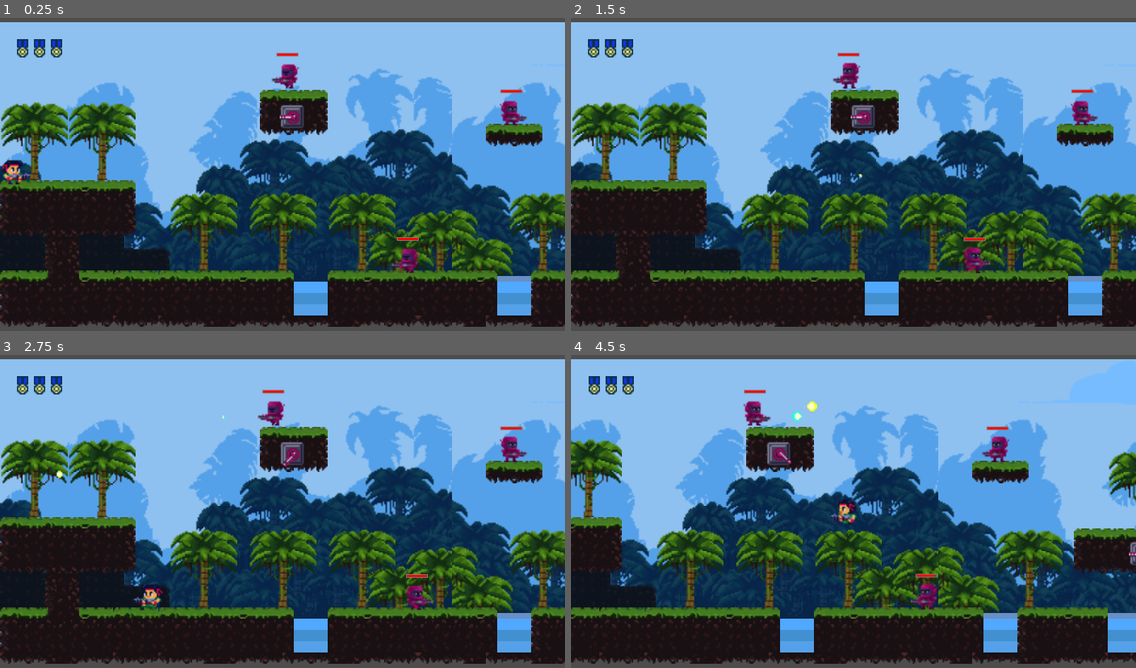
Above: before the commit, frames 1-4 (two rows, left to right).
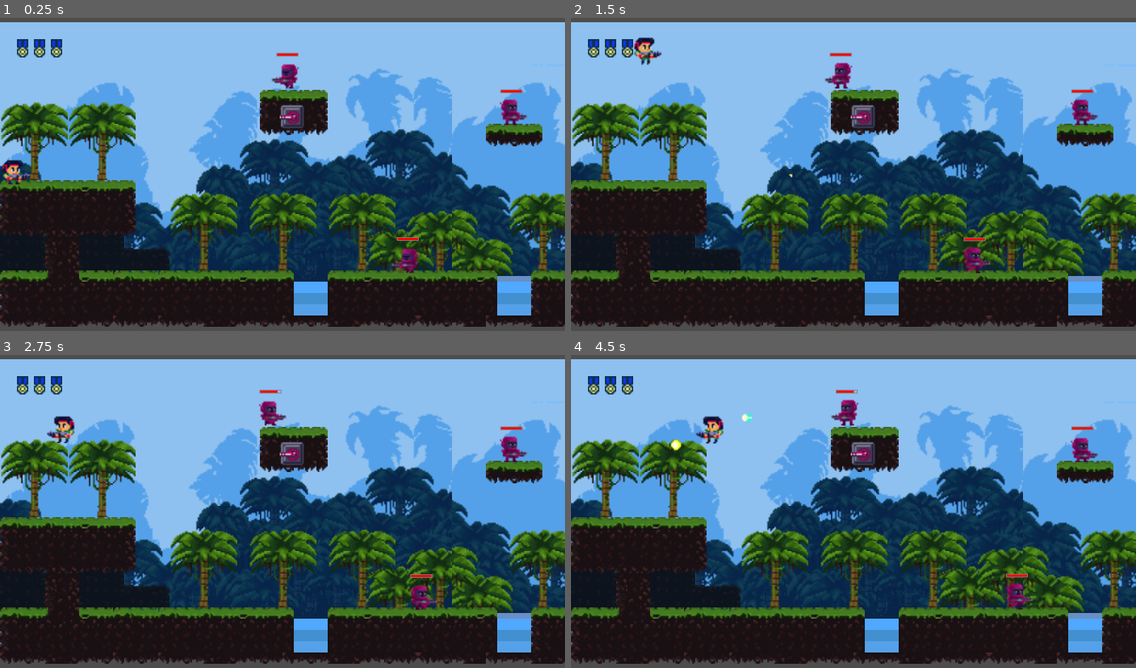
Above: after the commit, the same moments.

Repository: YugeCse/first-blood
Game: Godot game, scene res://scenes/tscns/main_scene.tscn
Two runs of this game, one before a commit and one after it. Both use one fixed random seed, a clock stepped at 60 frames per second and the inputs below.
Inputs:
- Up to frame 1 (0.25 s): no input
- Up to frame 2 (1.5 s): hold Right (ui_right) from 0.53 s (still down); tap K (ui_shoot) at 0.6 s; tap J (ui_jump) at 0.77, 0.8, 1.07, 1.35 s
- Up to frame 3 (2.75 s): tap J (ui_jump) at 1.52, 1.82, 2.3 s; tap K (ui_shoot) at 1.55, 2.1 s; release Right (ui_right) at 2.03 s; hold Left (ui_left) from 2.03 s (still down)
- Up to frame 4 (4.5 s): release Left (ui_left) at 2.78 s; hold Right (ui_right) 2.78-4.28 s; tap K (ui_shoot) at 2.85, 4.35 s; tap J (ui_jump) at 3.02, 3.32, 3.6, 3.77, 4.07 s; hold Left (ui_left) from 4.28 s (still down)

The runs differ from the first frame. In frame 1, 0.2% of the frame differs, in the area x 88-94%, y 25-34%; in frame 2, 0.8%; in frame 3, 1.1%; in frame 4, 49%, in the area x 0-100%, y 6-99%.

Commit message:
#细节优化

Diff:
--- a/sprites/scripts/enemy_bullet.gd
+++ b/sprites/scripts/enemy_bullet.gd
@@ -1,7 +1,7 @@
 class_name EnemyBullet extends CharacterBody2D
 
 @export
-var speed: float = 120.0
+var speed: float = 3.0
 
 @export
 var direction: Vector2 = Vector2.LEFT
@@ -18,9 +18,9 @@
 	sprite.animation_finished.connect(queue_free)
 
 func _physics_process(delta: float) -> void:
-	velocity = direction * speed * delta
+	velocity = direction * speed
 	var collider = move_and_collide(velocity)
-	if not collider: return #未发生碰撞
+	if not collider:
+		return #未发生碰撞
 	collision_shape.disabled = true
 	queue_free() #发生碰撞，需要删除
-	print('敌方子弹与其他发生了碰撞💥')
--- a/sprites/scripts/player.gd
+++ b/sprites/scripts/player.gd
@@ -6,8 +6,8 @@
 var action: PlayerState.Action = PlayerState.Action.idle
 
 ## 玩家移动速度
-@export
-var speed: float = 60.0
+@export_range(30, 300)
+var speed: float = 46.0
 
 ## 玩家是否在跳跃中
 var is_jumping: bool = false
@@ -17,6 +17,12 @@
 
 ## 玩家射击角度
 var shoot_degress: float = 0.0
+
+## 朝向, 1-向右；-1-向右
+var facing: int = 1
+
+## 移动方向
+var move_dir: Vector2 = Vector2.ZERO
 
 ## 玩家关联的精灵节点
 @onready
@@ -42,10 +48,10 @@
 func _handle_control_move(delta: float):
 	#region 控制重力逻辑
 	# 把 velocity 当作像素/秒来管理：水平速度不乘 delta，重力乘 delta
-	var gravity: float = 980.0
+	var gravity: float = 9.8
 	if not is_on_floor():
 		#有重力加速度
-		velocity.y += gravity * delta
+		velocity.y += gravity
 	else:
 		# 当在地面上时，把垂直速度清零，避免累积
 		velocity.y = 0.0
@@ -54,82 +60,52 @@
 	#endregion
 	#region 处理用户输入
 	var is_moving = false #是否正在移动
-	var move_dir = Vector2.ZERO #移动方向
-	var is_up_pressed = Input.is_action_pressed('ui_up')
-	var is_left_pressed = Input.is_action_pressed('ui_left')
-	var is_right_pressed = Input.is_action_pressed('ui_right')
-	var is_jump_pressed = Input.is_action_just_pressed('ui_jump')
-	var is_shoot_pressed = Input.is_action_just_pressed('ui_shoot')
-	is_moving = is_left_pressed || is_right_pressed #被按下时表示正在移动
-	if is_moving: #如果正在移动
-		if is_jump_pressed:
-			sprite.play('jump')
-		elif is_up_pressed: #按下了上
-			pass
-		elif is_shoot_pressed:
-			sprite.play('run_shoot')
-		else:
-			sprite.play('run')
-		shoot_degress = 180.0
-		if sprite: sprite.flip_h = true
-		move_dir.x = (Vector2.LEFT if is_left_pressed else Vector2.RIGHT).x
-		move_and_slide()
-	else:
-		if is_jump_pressed:
-			sprite.play('jump')
-		elif is_up_pressed:
-			pass
-		else:
-			sprite.play('idle')
-		if is_shoot_pressed:
-			sprite.play('stand_shoot')
-	if Input.is_action_pressed('ui_left'):
-		is_moving = true
-		shoot_degress = 180.0
-		move_dir.x = Vector2.LEFT.x
-		_play_sprite_run() #播放run的动画
-		if sprite: sprite.flip_h = true
-	if Input.is_action_pressed('ui_right'):
-		is_moving = true
-		shoot_degress = 0.0
-		move_dir.x = Vector2.RIGHT.x
-		_play_sprite_run() #播放run的动画
-		if sprite: sprite.flip_h = false
-	if Input.is_action_just_pressed('ui_jump'):
+	move_dir = Vector2(
+		Input.get_action_strength(&'ui_right') -\
+		Input.get_action_strength(&'ui_left'),
+		Input.get_action_strength(&'ui_down') -\
+		Input.get_action_strength(&'ui_up'))
+	if move_dir != Vector2.ZERO:
+		move_dir = move_dir.normalized()
+		if move_dir.x != 0:
+			facing = sign(move_dir.x)
+	is_moving = move_dir.x != 0 #被按下时表示正在移动
+	#处理跳跃逻辑
+	if Input.is_action_just_pressed(&'ui_jump'):
 		if is_on_floor(): #如果在地面上，可以执行跳跃
 			if jump_counter == 0:
 				jump_counter = 1 #标记已经跳过一次了
-			velocity.y = -300.0
+			velocity.y = -250.0
 			is_jumping = true #标记正在跳跃
-			sprite.play('jump') #播放跳的动画
 		else: #此时在天空中，判断是否能够二次跳跃
 			if not(jump_counter == 1 and is_jumping):
 				return #已经完成第二次跳跃，直接返回
-			velocity.y = -260.0
+			velocity.y = -200.0
 			jump_counter = -1 #标记此时不能再跳了
-	velocity.x = speed * move_dir.x
-	if is_moving: #如果正在移动
-		sprite.play('run') #播放跑的动画
-	elif is_jumping:
-		sprite.play('jump') #播放跳的动画
-	else: sprite.play('idle') #播放休闲状态
-	if move_dir.x == 0.0:
-		sprite.play('idle') #如果没有移动，则使用idle动画
-	move_and_slide() # 使用 CharacterBody2D 的无参 move_and_slide() 来处理地面接触与滑动
+	#region 处理子弹发射的相关逻辑
+	var is_shoot: bool = false
+	if Input.is_action_just_pressed(&'ui_shoot'):
+		is_shoot = true
+		shoot() #发射子弹
+	if is_jumping: #如果正在跳跃
+		sprite.play(&'jump') #播放跳的动画
+	elif not is_shoot: #如果没有射击
+		if not is_moving:
+			sprite.play(&'idle')
+		else: sprite.play(&'run')
+	else:
+		if is_moving:
+			sprite.play(&'run_shoot')
+		else: sprite.play(&'stand_shoot')
+	#endregion
+	velocity.x = move_dir.x * speed
+	sprite.flip_h = false if facing == 1 else true
+	move_and_slide() #开始进入玩家移动
 	# 如果需要调试碰撞，可以检查上一次滑动碰撞
 	var collider = get_last_slide_collision()
 	if collider: #发生了碰撞
 		pass # print('玩家与其他实体发生了碰撞💥')
 	#endregion
-	#region 处理子弹发射的相关逻辑
-	if Input.is_action_just_pressed('ui_shoot'):
-		shoot(shoot_degress, is_moving) #发射子弹
-	#endregion
-
-## 播放玩家run动画
-func _play_sprite_run(is_up_pressed: bool = false):
-	var anim_name = sprite.animation as StringName
-	sprite.play('run') #播放run的动画
 
 ## 设置坐标限制，超出范围就还原到特定位置
 func _set_position_clamp():
@@ -145,13 +121,8 @@
 		print('玩家已经跳崖了，Go Die!')
 
 ## 发射子弹
-## [br]
-## - degress: 发射角度
-## - is_running: 是否正在跑动
-func shoot(degress: float, is_running: bool = false):
-	if not is_running:
-		sprite.play('stand_shoot')
-	else: sprite.play('run_shoot')
+func shoot():
+	var degress = 0.0 if facing == 1 else 180.0
 	var angle_radians = deg_to_rad(degress)
 	# 使用 cos/sin 得到方向向量
 	var dir = Vector2(cos(angle_radians),\
--- a/sprites/scripts/player_bullet.gd
+++ b/sprites/scripts/player_bullet.gd
@@ -1,7 +1,7 @@
 class_name PlayerBullet extends CharacterBody2D
 
 @export
-var speed: float = 200.0
+var speed: float = 2.5
 
 @export
 var direction: Vector2 = Vector2.RIGHT
@@ -23,9 +23,10 @@
 	sprite.animation_finished.connect(queue_free)
 
 func _physics_process(delta: float) -> void:
-	velocity = direction * speed * delta
+	velocity = direction * speed
 	var collider = move_and_collide(velocity)
-	if not collider: return #未发生碰撞
+	if not collider:
+		return #未发生碰撞
 	collision_shape.disabled = true
 	collider = collider.get_collider()
 	var fire_crack = 10.0
@@ -39,4 +40,3 @@
 			collider.hurt(fire_crack)
 		else: collider.hurt(fire_crack)
 	queue_free() #发生碰撞，需要删除
-	print('玩家子弹与其他发生了碰撞💥')
--- a/sprites/tscns/enemy.tscn
+++ b/sprites/tscns/enemy.tscn
@@ -212,7 +212,7 @@
 sprite_frames = SubResource("SpriteFrames_vnllh")
 animation = &"idle"
 autoplay = "idle"
-frame_progress = 0.39189205
+frame_progress = 0.7642152
 flip_h = true
 
 [node name="DetectorArea2D" type="Area2D" parent="."]
@@ -222,8 +222,6 @@
 shape = SubResource("CircleShape2D_ha57j")
 debug_color = Color(0, 0.6, 0.69803923, 0.08627451)
 
-[node name="MoveTimer" type="Timer" parent="."]
-
 [node name="ShootTimer" type="Timer" parent="."]
 autostart = true
 
